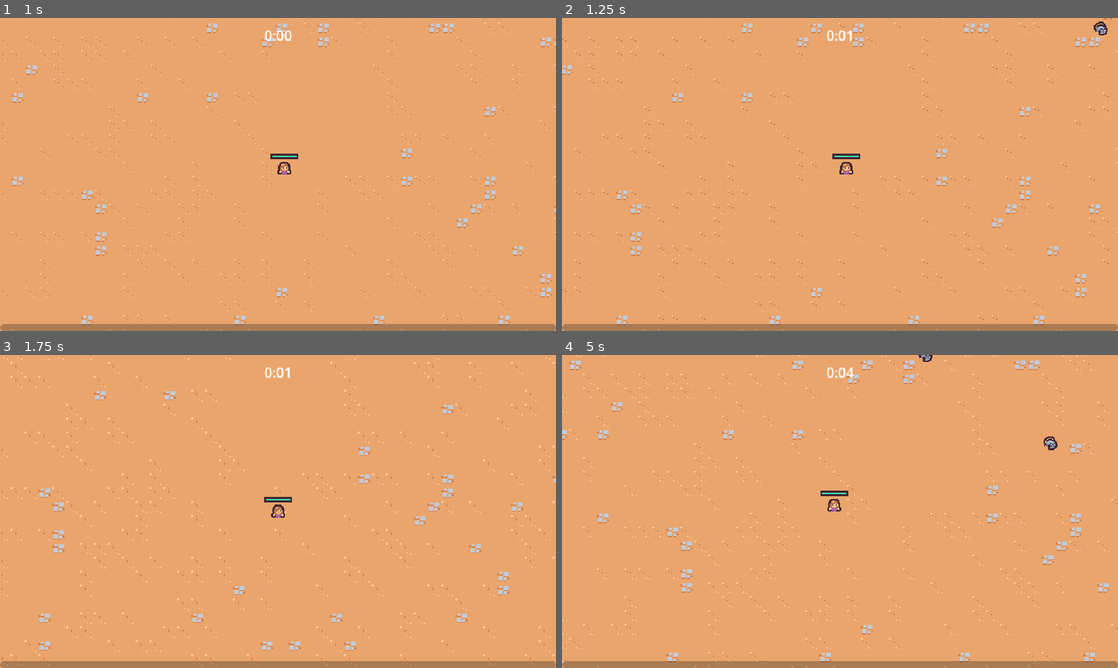
Above: before the commit, frames 1-4 (two rows, left to right).
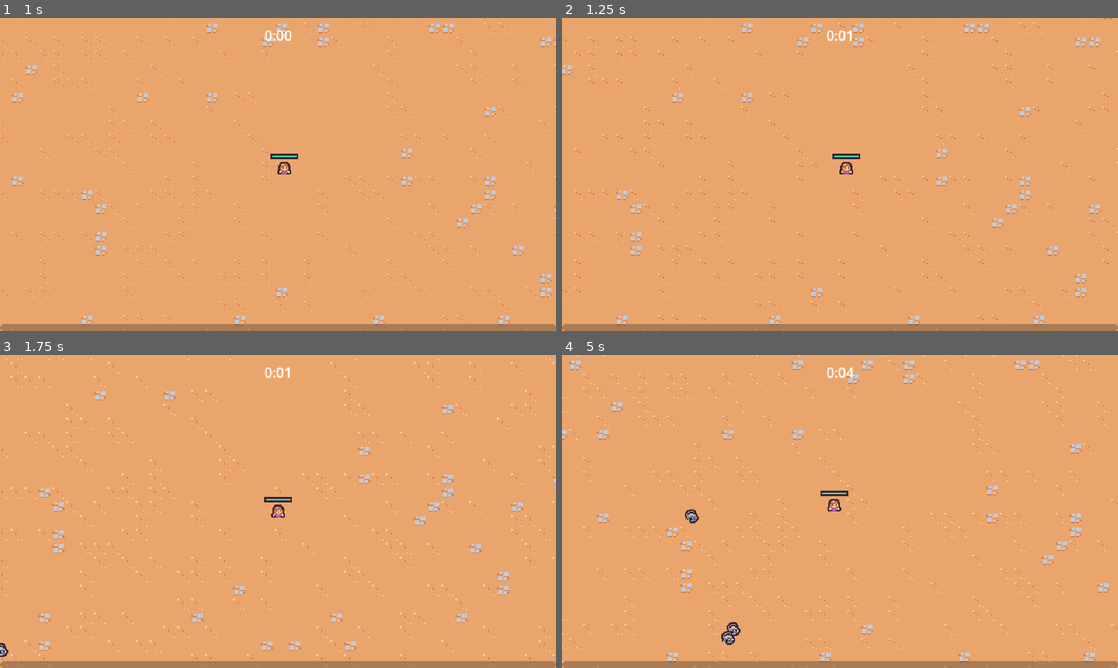
Above: after the commit, the same moments.

Repository: MinSungJe/Godot2DSurvivors
Game: Godot game, scene res://scenes/main/main.tscn
Same seed, same stepped clock (60 frames per second), same inputs: the game is played once before the commit and once after it.
Inputs (mouse positions are in pixels of both pictures, inside the frame that each line leads up to):
- Up to frame 1 (1 s): move the mouse to (400, 158) at 0.52 s; press the mouse at (400, 158) at 0.53 s; hold D (move_right) from 0.53 s (still down)
- Up to frame 2 (1.25 s): keep holding D (move_right)
- Up to frame 3 (1.75 s): move the mouse to (166, 527) at 1.27 s; release D (move_right) at 1.28 s; release the mouse at (166, 527) at 1.28 s; hold S (move_down) from 1.28 s (still down); click (166, 527) at 1.35 s
- Up to frame 4 (5 s): move the mouse to (895, 442) at 2.02 s; release S (move_down) at 2.03 s; press the mouse at (895, 442) at 2.03 s; hold D (move_right) 2.03-2.78 s; move the mouse to (812, 574) at 2.77 s; release the mouse at (812, 574) at 2.78 s; hold W (move_up) 2.78-3.53 s; click (812, 574) at 2.85 s; move the mouse to (1006, 558) at 3.52 s; press the mouse at (1006, 558) at 3.53 s; hold A (move_left) from 3.53 s (still down); move the mouse to (673, 464) at 4.27 s; release the mouse at (673, 464) at 4.28 s; click (673, 464) at 4.35 s

Frame 1 is identical in both runs. In frame 2, less than 0.1% of the frame differs, in the area x 95-99%, y 1-6%; in frame 3, less than 0.1%; in frame 4, 0.4%, in the area x 22-90%, y 0-93%.

Commit message:
Enemy가 바깥에서 생성되는 현상 수정

Diff:
--- a/scenes/manager/enemy_manager.gd
+++ b/scenes/manager/enemy_manager.gd
@@ -16,20 +16,38 @@
 	arena_time_manager.arena_difficulty_increased.connect(on_arena_difficulty_increased)
 
 
+func get_spawn_position():
+	var player = get_tree().get_first_node_in_group("player") as Node2D
+	if not player: return Vector2.ZERO
+
+	var spawn_position = Vector2.ZERO
+	var random_direction = Vector2.RIGHT.rotated(randf_range(0, TAU))
+	for i in range(4):
+		spawn_position = player.global_position + (random_direction * SPAWN_RADIUS)
+
+		var query_parameters = PhysicsRayQueryParameters2D.create(player.global_position, spawn_position, 1 << 0)
+		var result = get_tree().root.world_2d.direct_space_state.intersect_ray(query_parameters)
+
+		if not result:
+			break
+		else:
+			random_direction = random_direction.rotated(deg_to_rad(90))
+
+	return spawn_position
+
 func on_timer_timeout():
 	timer.start()
 
 	var player = get_tree().get_first_node_in_group("player") as Node2D
 	if not player: return
 
-	var random_direction = Vector2.RIGHT.rotated(randf_range(0, TAU))
-	var spawn_position = player.global_position + (random_direction * SPAWN_RADIUS)
+
 
 	var enemy = basic_enemy_scene.instantiate() as Node2D
 
 	var entities_layer = get_tree().get_first_node_in_group("entities_layer")
 	entities_layer.add_child(enemy)
-	enemy.global_position = spawn_position
+	enemy.global_position = get_spawn_position()
 
 
 func on_arena_difficulty_increased(arena_difficulty: int):
